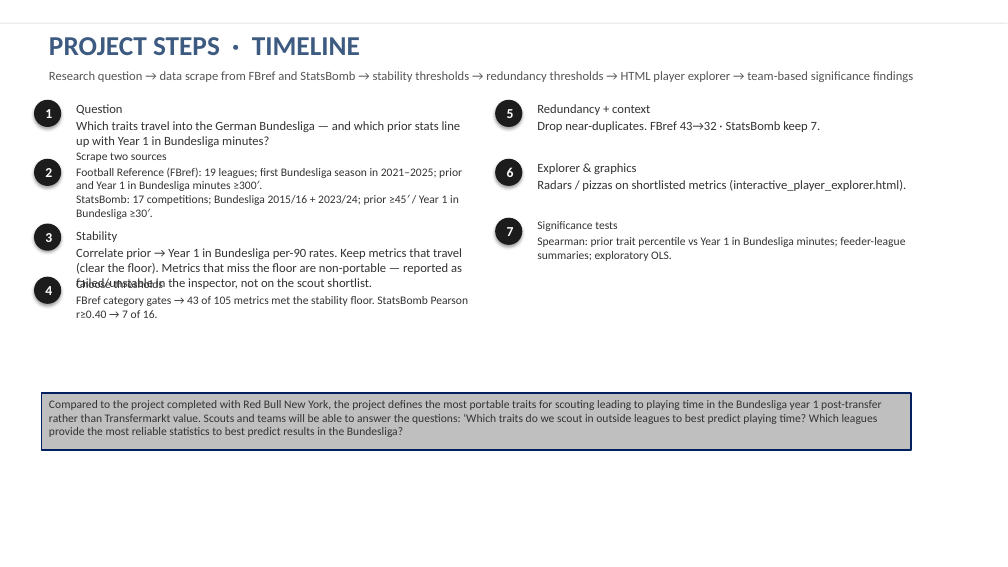
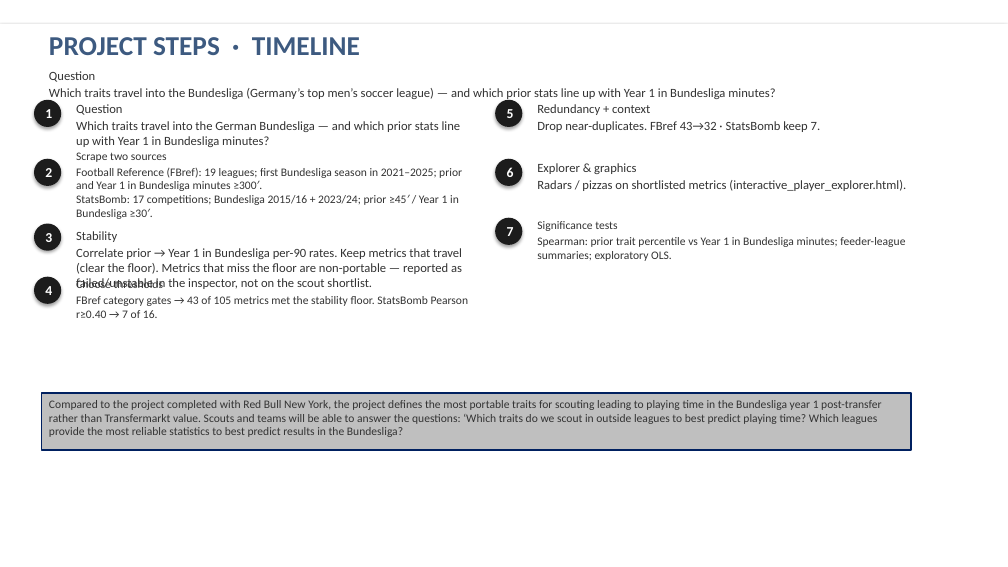
Before and after one commit to colbymorris08/bundesliga-transfer-traits, a slide deck: slide 2 of bundesliga_transfer_traits.pptx. Drawn at 1008x567 pixels with LibreOffice and Linux fonts; fonts in the diff are those of the drawing. Boxes give left, top, right and bottom in pixels: in the first picture for what was removed or moved away, otherwise in the second. Text is boxed around its words. In the diff, an @@ line names an element or a change of style, - is before the commit and + after.

```diff
--- a/bundesliga_transfer_traits.pptx
+++ b/bundesliga_transfer_traits.pptx
@@ text at [49,71,775,101]: text changed; text colour #555555 to #333333 @@
-Research question → data scrape from FBref and StatsBomb → stability thresholds → redundancy thresholds → HTML player explorer → team-based significance findings
+Question
+Which traits travel into the Bundesliga (Germany’s top men’s soccer league) — and which prior stats line up with Year 1 in Bundesliga minutes?
```
Also in this commit, not shown: 7 other slides changed.
